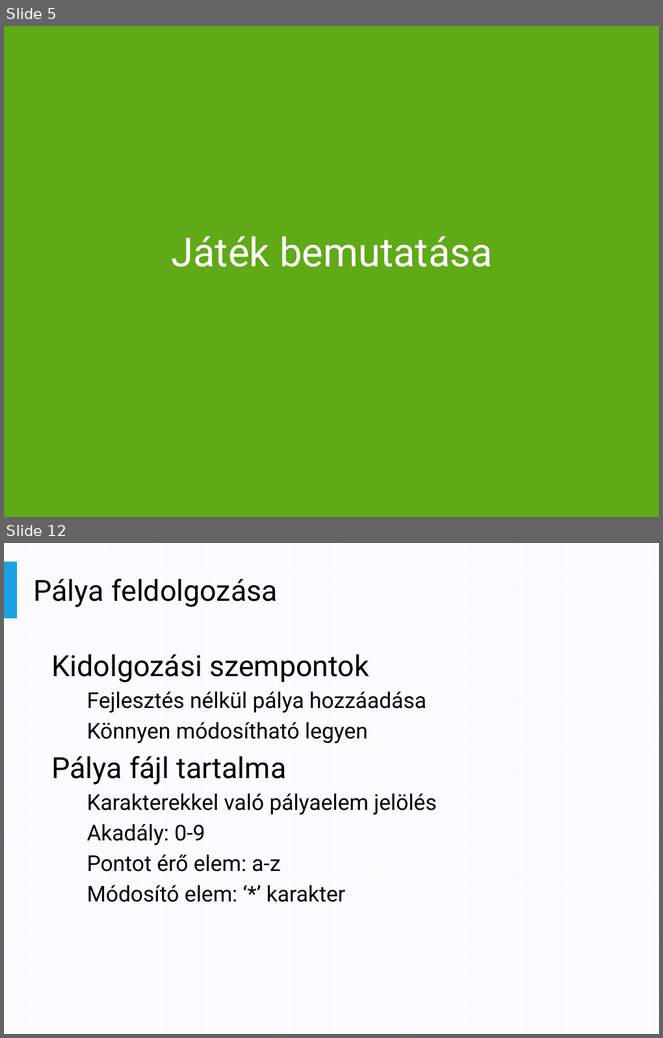
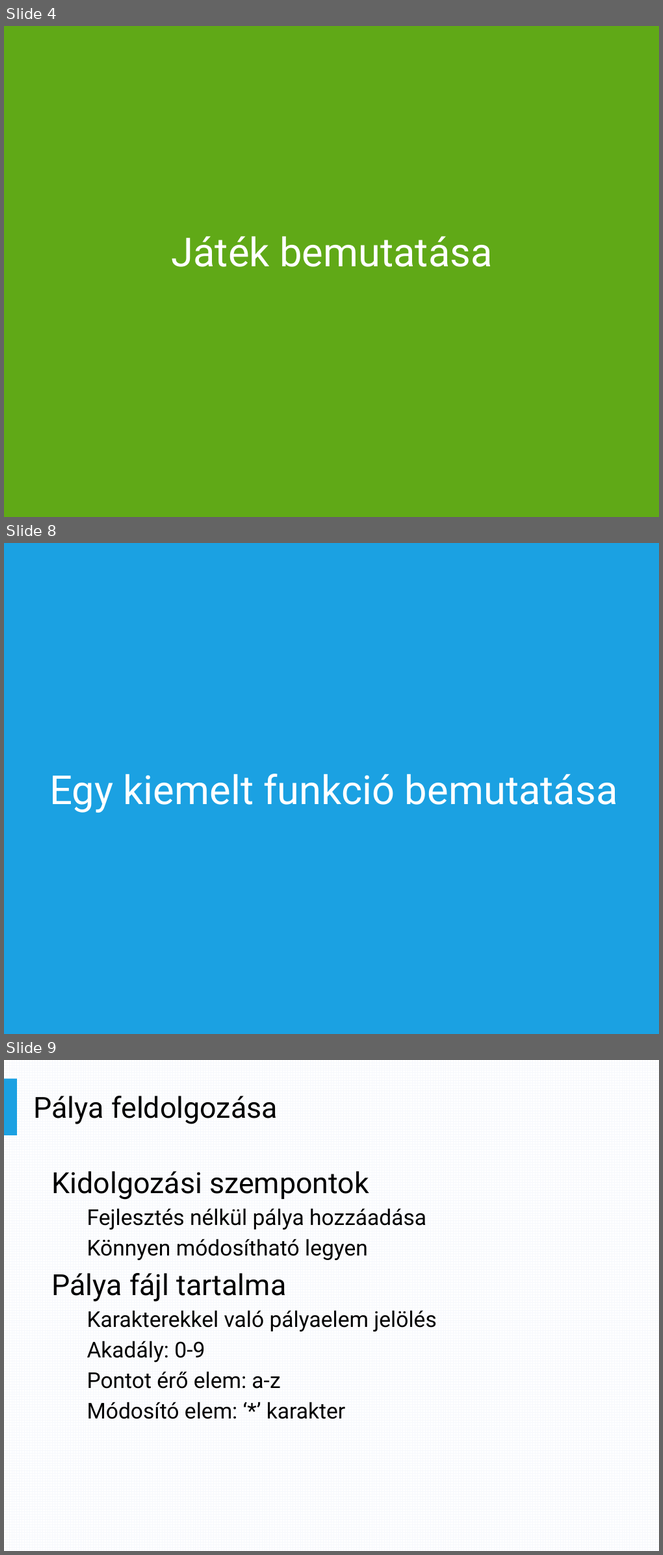
Before and after one commit to trnktms/ScarFly, a slide deck: ScarFly/Docs/Presentation.pptx. Shown one above the other, each under a label of ours: slides 5 and 12 before the commit, slides 4, 8 and 9 after it; the slides between them are not shown. The pictures are 663x1038 and 663x1555 pixels, drawn with LibreOffice and Linux fonts; fonts in the diff are those of the drawing. Boxes give left, top, right and bottom in pixels: in the first picture for what was removed or moved away, otherwise in the second. Text is boxed around its words. In the diff, an @@ line names an element or a change of style, - is before the commit and + after.

```diff
--- a/ScarFly/Docs/Presentation.pptx
+++ b/ScarFly/Docs/Presentation.pptx
@@ slide 8 added at (x1=4, y1=543, x2=659, y2=1034), background #1BA1E2 @@
@@ title added at (x1=50, y1=774, x2=618, y2=813), 44 pt, text #FFFFFF @@
+Egy kiemelt funkció bemutatása
@@ what was slide 5 is now slide 4 @@
@@ what was slide 12 is now slide 9 @@
```
Also in this commit, not shown: 8 slides changed, 2 other slides added, 3 slides removed.
